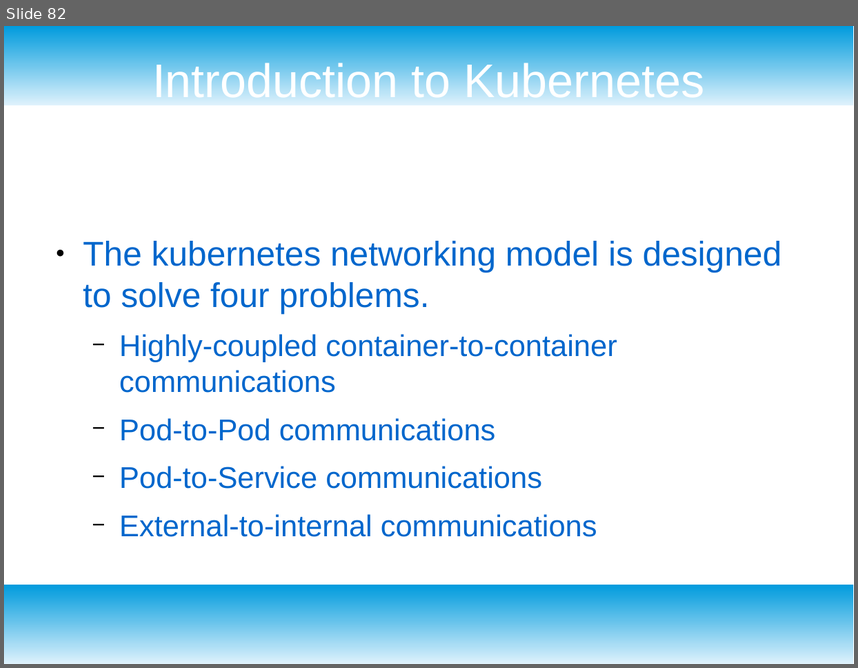
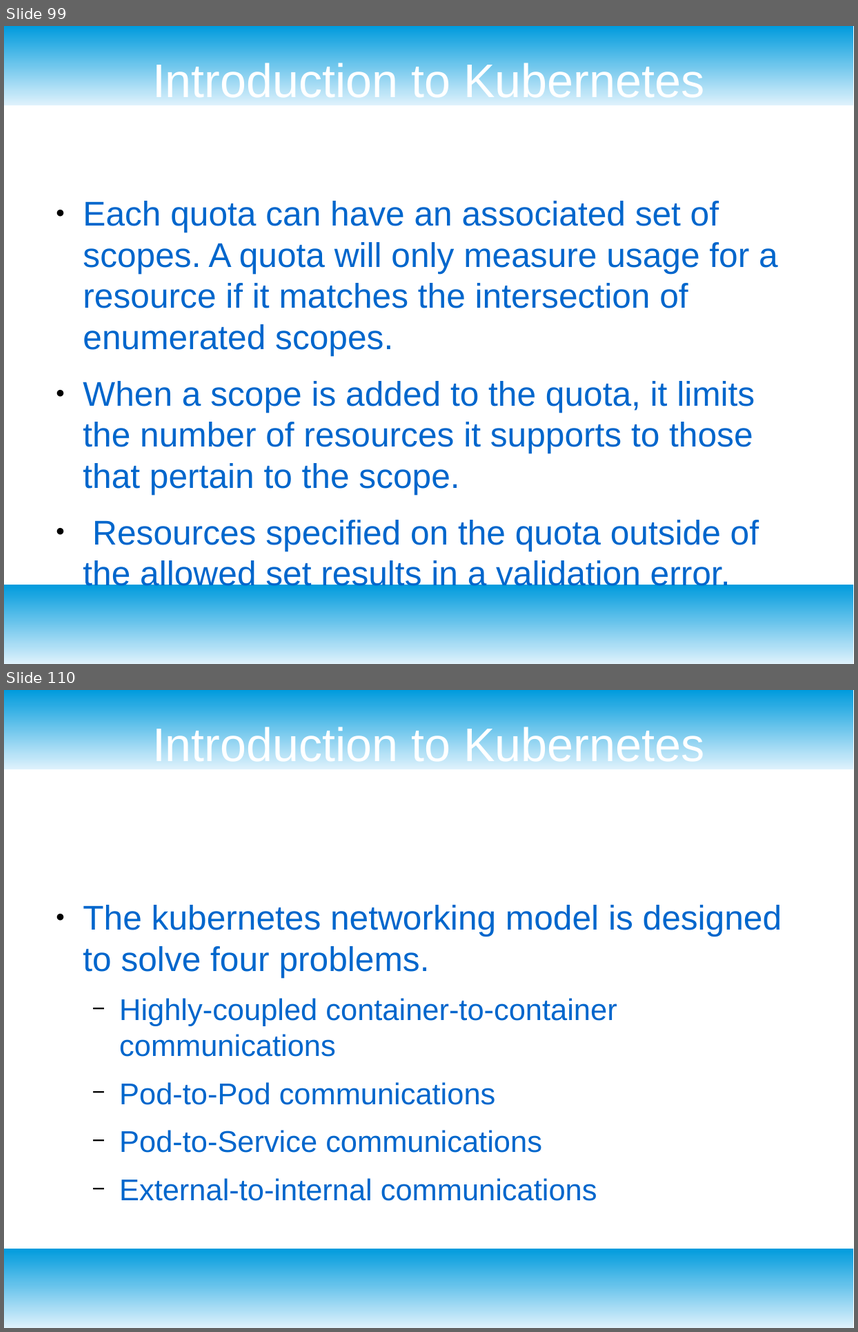
Before and after one commit to redmage123/kubernetes-course, a slide deck: docs/Kubernetes slides.odp. Shown one above the other, each under a label of ours: slide 82 before the commit, slides 99 and 110 after it; the slides between them are not shown. The pictures are 858x668 and 858x1332 pixels, drawn with LibreOffice and Linux fonts; fonts in the diff are those of the drawing. Boxes give left, top, right and bottom in pixels: in the first picture for what was removed or moved away, otherwise in the second. Text is boxed around its words. In the diff, an @@ line names an element or a change of style, - is before the commit and + after.

```diff
--- a/docs/Kubernetes slides.odp
+++ b/docs/Kubernetes slides.odp
@@ slide 99 added at box(4, 26, 854, 664), background #FFFFFF; not listed: 2 template elements that a slide beside it also shows @@
@@ title added at box(152, 59, 704, 105), 44 pt, text #FFFFFF @@
+Introduction to Kubernetes
@@ text added at box(83, 201, 778, 592), 32 pt, text #0066CC @@
+● Each quota can have an associated set of scopes. A quota will only measure usage for a resource if it matches the intersection of enumerated scopes.
+● When a scope is added to the quota, it limits the number of resources it supports to those that pertain to the scope.
+● Resources specified on the quota outside of the allowed set results in a validation error.
@@ what was slide 82 is now slide 110 @@
```
Also in this commit, not shown: 117 other slides added, 18 other files.
